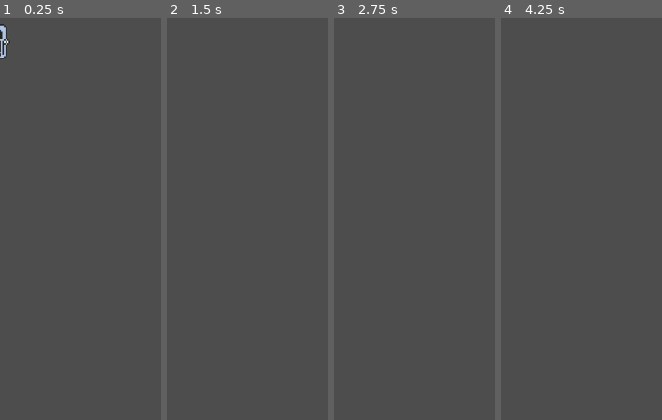
Above: before the commit, frames 1-4 (left to right).
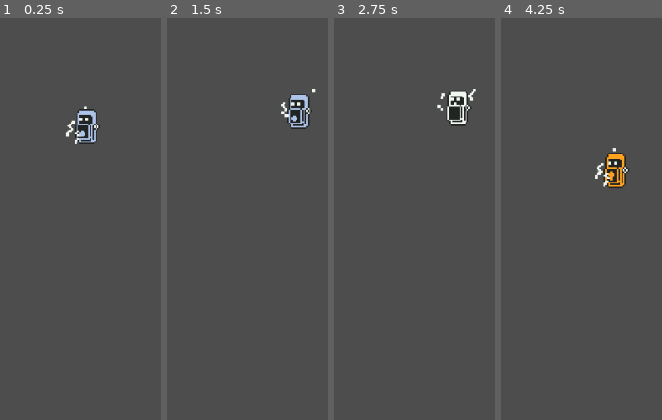
Above: after the commit, the same moments.

Repository: rnakkas/GodotSandbox
Game: Godot game, scene res://ShmupSandbox/Pickups/Scenes/pickup_powerup.tscn
Same seed, same stepped clock (60 frames per second), same inputs: the game is played once before the commit and once after it. This scene is started directly instead of the project's main scene. The engine's default icon, where the game draws it, is replaced by a stand-in: a white triangle on a blue panel in a dark square.
Inputs (mouse positions are in pixels of both pictures, inside the frame that each line leads up to):
- Up to frame 1 (0.25 s): no input
- Up to frame 2 (1.5 s): tap Enter (ui_accept) at 0.5, 0.77 s; move the mouse to (outside the picture) at 0.52 s; hold D (move_right) 0.53-1.28 s; hold Shift (bomb) 0.53-1.28 s; tap Space (shoot) at 0.8, 1.35 s; move the mouse to (outside the picture) at 1.27 s; hold S (move_down) from 1.28 s (still down)
- Up to frame 3 (2.75 s): tap Enter (ui_accept) at 1.52 s; tap Shift (bomb) at 1.55 s; move the mouse to (outside the picture) at 2.02 s; release S (move_down) at 2.03 s; hold D (move_right) from 2.03 s (still down); hold Shift (bomb) from 2.03 s (still down); tap Space (shoot) at 2.3 s
- Up to frame 4 (4.25 s): move the mouse to (outside the picture) at 2.77 s; release D (move_right) at 2.78 s; release Shift (bomb) at 2.78 s; hold W (move_up) 2.78-3.53 s; tap Space (shoot) at 2.85 s; tap Enter (ui_accept) at 3.02, 3.77 s; tap Shift (bomb) at 3.05 s; move the mouse to (outside the picture) at 3.52 s; hold A (move_left) from 3.53 s (still down); hold Space (shoot) from 3.53 s (still down); tap Q at 3.6 s

The runs differ from the first frame. In frame 1, 1.5% of the frame differs, in the area x 0-63%, y 1-32%; in frame 2, 1.1%; in frame 3, 1.1%; in frame 4, 1.3%.

Commit message:
refactor-powerup: updated movement logic for powerup

Diff:
--- a/ShmupSandbox/Autoloads/game_manager.gd
+++ b/ShmupSandbox/Autoloads/game_manager.gd
@@ -27,6 +27,12 @@
 const score_penallty_multiplier : float = 0.9
 const player_default_bombs : int = 3
 const player_max_bombs : int = 9
+const min_bounds : Vector2 = Vector2(0, 0)
+
+## Offsets for screen bounds
+const offset_x : float = 60.0
+const offset_y_screen_bottom : float = 60.0
+const offset_y_screen_top : float = 100.0
 
 enum powerups {
 	None,			## 0
--- a/ShmupSandbox/Helpers/helper.gd
+++ b/ShmupSandbox/Helpers/helper.gd
@@ -2,37 +2,50 @@
 
 ################################################
 # NOTE: Helpfer function class:
-    # Holds all common helper functions
+	# Holds all common helper functions
 ################################################
 
 ################################################
 # NOTE: Limit movement to screen bounds
 ################################################
-static func clamp_movement_to_screen_bounds(
-                                            viewport_size : Vector2,
-                                            position : Vector2,
-                                            x_clamp : bool,
-                                            y_clamp : bool
-                                            ) -> Vector2:
-    # Clamp position within bounds
-    const min_bounds : Vector2 = Vector2(0, 0)
-    var max_bounds : Vector2 = viewport_size
-    const offset_x : float = 60.0
-    const offset_y_screen_bottom : float = 60.0
-    const offset_y_screen_top : float = 100.0
+static func clamp_movement_to_screen_bounds(viewport_size : Vector2, position : Vector2, x_clamp : bool, y_clamp : bool) -> Vector2:
+	# Clamp position within bounds
+	var max_bounds : Vector2 = viewport_size
 
-    if x_clamp:
-        position.x = clamp(position.x, offset_x - min_bounds.x, max_bounds.x - offset_x)
+	if x_clamp:
+		position.x = clamp(
+			position.x,
+			GameManager.offset_x - GameManager.min_bounds.x,
+			max_bounds.x - GameManager.offset_x
+			)
 
-    if y_clamp:
-        position.y = clamp(position.y, offset_y_screen_top + min_bounds.y, max_bounds.y - offset_y_screen_bottom)
+	if y_clamp:
+		position.y = clamp(
+			position.y,
+			GameManager.offset_y_screen_top + GameManager.min_bounds.y,
+			max_bounds.y - GameManager.offset_y_screen_bottom
+			)
 
-    return position
+	return position
 
 
 ################################################
 # NOTE: Setting timer properties
 ################################################
 static func set_timer_properties(timer : Timer, one_shot : bool, wait_time: float) -> void:
-    timer.one_shot = one_shot
-    timer.wait_time = wait_time
+	timer.one_shot = one_shot
+	timer.wait_time = wait_time
+
+
+################################################
+# NOTE: Setting direction with arguments
+################################################
+static func set_direction(viewport_size : Vector2, origin : Vector2, target : Vector2 = Vector2.ZERO, random : bool = true) -> Vector2:
+	if random:
+		var rand_x : float = randf_range(0, viewport_size.x)
+		var rand_y : float = randf_range(0, viewport_size.y)
+		target = Vector2(rand_x, rand_y)
+
+	var direction : Vector2 = origin.direction_to(target).normalized()
+
+	return direction
--- a/ShmupSandbox/Pickups/Scenes/pickup_powerup.tscn
+++ b/ShmupSandbox/Pickups/Scenes/pickup_powerup.tscn
@@ -397,7 +397,6 @@
 [node name="PickupPowerup" type="Area2D"]
 collision_layer = 32
 script = ExtResource("1_8m5pr")
-speed = 30.0
 powerup_switch_time = 2.0
 
 [node name="collider" type="CollisionShape2D" parent="."]
@@ -457,9 +456,12 @@
 
 [node name="powerup_switch_timer" type="Timer" parent="."]
 
+[node name="move_timer" type="Timer" parent="."]
+
 [node name="VisibleOnScreenNotifier2D" type="VisibleOnScreenNotifier2D" parent="."]
 position = Vector2(64, 0)
 
 [connection signal="body_entered" from="." to="." method="_on_body_entered"]
 [connection signal="timeout" from="powerup_switch_timer" to="." method="_on_powerup_switch_timer_timeout"]
+[connection signal="timeout" from="move_timer" to="." method="_on_move_timer_timeout"]
 [connection signal="screen_exited" from="VisibleOnScreenNotifier2D" to="." method="_on_visible_on_screen_notifier_2d_screen_exited"]
--- a/ShmupSandbox/Pickups/Scripts/pickup_powerup.gd
+++ b/ShmupSandbox/Pickups/Scripts/pickup_powerup.gd
@@ -1,6 +1,7 @@
 class_name PickupPowerup extends Area2D
 
 @onready var powerup_switch_timer : Timer = $powerup_switch_timer
+@onready var move_timer : Timer = $move_timer
 @onready var sprite_fx : AnimatedSprite2D = %sprite_fx
 @onready var sprite_od: AnimatedSprite2D = %sprite_od
 @onready var sprite_ch : AnimatedSprite2D = %sprite_ch
@@ -8,8 +9,12 @@
 @onready var powerup_label : Label = %powerup_label
 @onready var collider_area : Area2D = %powerup_area
 
-@export var speed : float = 20
+@export var base_speed_x: float = 7.5
+@export var base_speed_y : float = 50
+@export var spawn_speed : float = 500.0
+@export var deceleration : float = 1000.0
 @export var powerup_switch_time : float = 5.5
+@export var move_time : float = 0.1
 @export var powerup_score : int = 1000 # Player gets score if current powerup level is maxed out
 
 const idle_anim : String = "idle"
@@ -22,27 +27,43 @@
 var viewport_size : Vector2
 var sprites_list : Array[AnimatedSprite2D] = []
 
-## TODO: Update movement logic
-	# Initial spawn: use similar logic to score item:
-		# - explode towards center of screen
-	# Get rid of path, make it an area2d
-	# Move vertically up and down the screen within y bounds
-	# Move horizontally from right to left
+var direction : Vector2
+var velocity : Vector2
+var idle_state : bool
+
 
 ################################################
 #NOTE: Ready
 ################################################
 func _ready() -> void:
+	# Get viewport size
 	viewport_size = get_viewport_rect().size
+
+	# Set powerup label to be invisible
 	powerup_label.visible = false
 
+	# Create poowerups list/array
 	powerups_array = GameManager.powerups.values().slice(1, GameManager.powerups.size())	# Ignore the "None" index in that enum
 
+	# Set timer properties and start timers
 	Helper.set_timer_properties(powerup_switch_timer, false, powerup_switch_time)
+	Helper.set_timer_properties(move_timer, true, move_time)
 	powerup_switch_timer.start()
-
+	move_timer.start()
+
+	# Create list of sprites
 	_create_sprites_list()
+
+	# Select a random powerup to be active on spawn
 	_random_powerup_on_spawn()
+
+	# Set initial spawn movement direction
+	var screen_ceter : Vector2 = Vector2(viewport_size.x/2, viewport_size.y/2)
+	direction = Helper.set_direction(viewport_size, self.global_position, screen_ceter, false)
+
+	# Set spawn velocity
+	velocity = spawn_speed * direction
+
 
 ## Create the array of powerups, ignore the fx sprite
 func _create_sprites_list() -> void:
@@ -74,27 +95,33 @@
 			powerup_sprite.visible = false
 			powerup_sprite.stop()
 
+
 ################################################
 #NOTE: Physics process
 ################################################
 func _physics_process(delta: float) -> void:
-	global_position.x -= speed * delta
+	if idle_state:
+		# Movement when in idle state
+		# Move slowly from right to left while moving up and down the screen
+		var vel_x : float = base_speed_x * Vector2.LEFT.x
+		var vel_y : float = base_speed_y * direction.y
+		var vel : Vector2 = Vector2(vel_x, vel_y)
+		velocity = velocity.move_toward(vel, deceleration * delta)
+
+	global_position += velocity * delta
 
 
 ################################################
 #NOTE: Process
 ################################################
 func _process(_delta: float) -> void:
-	_clamp_movement_to_screen_y_bounds()
-
-func _clamp_movement_to_screen_y_bounds() -> void:
-	# Clamp position within bounds
-	var min_bounds : Vector2 = Vector2(0, 0)
-	var max_bounds : Vector2 = viewport_size
-	var offset_y_screen_bottom : float = 50.0
-	var offset_y_screen_top : float = 50.0
-
-	position.y = clamp(position.y, offset_y_screen_top + min_bounds.y, max_bounds.y - offset_y_screen_bottom)
+	position = Helper.clamp_movement_to_screen_bounds(viewport_size, position, false, true)
+
+	# Switch y direction if hitting upper or lower screen bounds
+	if position.y <= GameManager.offset_y_screen_top:
+		direction = Vector2.DOWN
+	elif position.y >= viewport_size.y - GameManager.offset_y_screen_bottom:
+		direction = Vector2.UP
 
 
 ################################################
@@ -135,7 +162,7 @@
 		set_deferred("monitoring", false)
 
 		## Stop on collection
-		speed = 0
+		direction = Vector2.ZERO
 
 		## Turn off powerup switch timer
 		powerup_switch_timer.stop()
@@ -191,3 +218,11 @@
 	tween.tween_property(powerup_label, "self_modulate", UiUtility.color_transparent, 0.7) # Fade out effect
 
 	return tween
+
+
+################################################
+#NOTE: Set to idle state after initial spawn explosion movement
+################################################
+func _on_move_timer_timeout() -> void:
+	idle_state = true
+	direction = Vector2.UP
--- a/ShmupSandbox/Pickups/Scripts/pickup_score.gd
+++ b/ShmupSandbox/Pickups/Scripts/pickup_score.gd
@@ -52,7 +52,7 @@
 	_create_item_collider_map()
 	_set_current_item()
 	_connect_to_signals()
-	_set_initial_direction()
+	direction = Helper.set_direction(viewport_size, self.global_position)
 
 	Helper.set_timer_properties(move_timer, true, move_time)
 	move_timer.start()
@@ -120,16 +120,6 @@
 
 
 ################################################
-#NOTE: Set direction to move on spawn
-################################################
-func _set_initial_direction() -> void:
-	var rand_x : float = randf_range(0, viewport_size.x)
-	var rand_y : float = randf_range(0, viewport_size.y)
-	var rand_vector : Vector2 = Vector2(rand_x, rand_y)
-	direction = self.global_position.direction_to(rand_vector).normalized()
-
-
-################################################
 #NOTE: Process, limit movement to screen bounds
 ################################################
 func _process(_delta: float) -> void:
